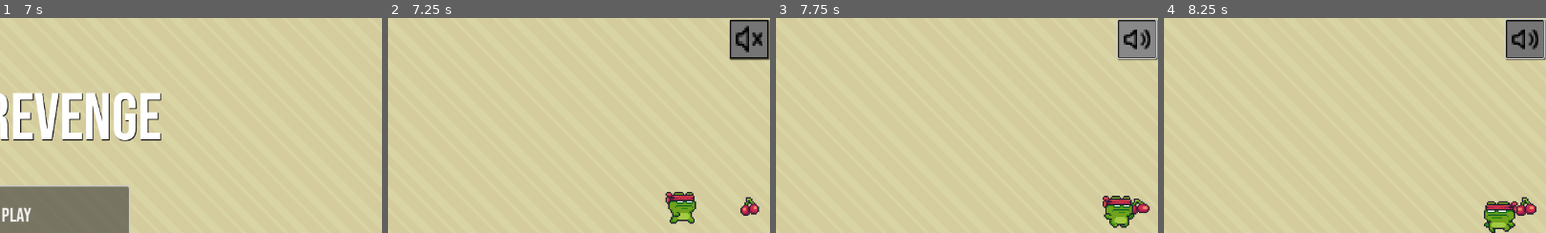
Above: before the commit, frames 1-4 (left to right).
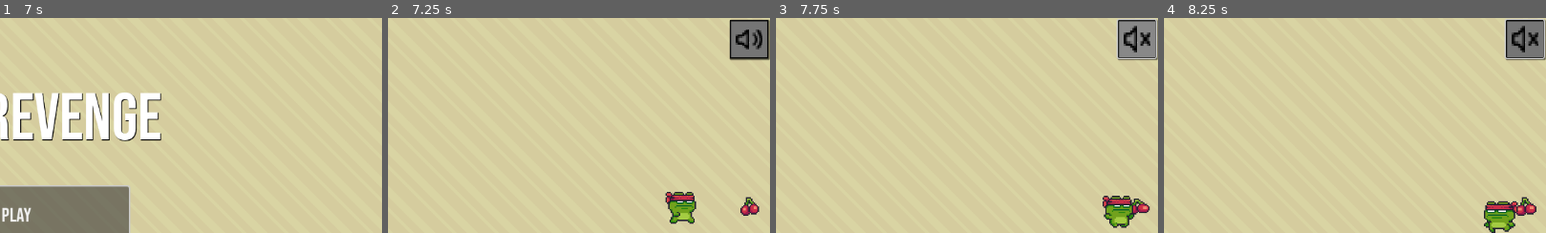
Above: after the commit, the same moments.

Repository: zyguel/Finks-Revenge
Game: Godot game, scene res://scenes/screen/main_menu.tscn
Same seed, same stepped clock (60 frames per second), same inputs: the game is played once before the commit and once after it.
Inputs (mouse positions are % of the whole screen's width and height, from its top left):
- Up to frame 1 (7 s): click "PLAY" at 0.5 s; click "PLAY" at 1.25 s; tap Enter at 2, 3.5, 5 s; move the mouse to (72, 45) at 2.02 s; hold D (move_right) 2.03-3.53 s; tap Space (jump) at 2.27, 2.75, 3.02, 4.25, 4.52, 5.27, 5.75, 6.02 s; move the mouse to (30, 55) at 2.77 s; move the mouse to (60, 28) at 3.52 s; hold A (move_left) 3.53-4.28 s; move the mouse to (45, 70) at 4.27 s; hold D (move_right) 4.28-5.78 s; move the mouse to (80, 65) at 5.02 s; move the mouse to (20, 35) at 5.77 s; hold A (move_left) 5.78-6.53 s; move the mouse to (55, 50) at 6.52 s; hold D (move_right) from 6.53 s (still down)
- Up to frame 2 (7.25 s): keep holding D (move_right)
- Up to frame 3 (7.75 s): release D (move_right) at 7.25 s; click "." at 7.25 s
- Up to frame 4 (8.25 s): move the mouse to (35, 25) at 8.02 s; hold A (move_left) from 8.03 s (still down)
The pictures show only the part of the screen within x 48-98%, y 4-54%; the shares and areas given below are measured in that part.

Frame 1 is identical in both runs. In frame 2, 0.2% of the frame differs, in the area x 91-98%, y 3-16%; in frame 3, 0.3%; in frame 4, 0.2%.
Error in both runs: Cannot call method 'change_scene_to_packed' on a null value. (res://scripts/main_menu.gd:14)

Commit message:
Change text

Diff:
--- a/scenes/game.tscn
+++ b/scenes/game.tscn
@@ -5,7 +5,7 @@
 [ext_resource type="FontFile" uid="uid://csocm37ewd54a" path="res://assets/BebasNeue-Regular.otf" id="3_o1b8x"]
 [ext_resource type="Script" path="res://scripts/ui/healthlabel.gd" id="4_aowgh"]
 [ext_resource type="Script" path="res://scripts/ui/coinlabel.gd" id="5_xfnbw"]
-[ext_resource type="Texture2D" uid="uid://dpoia55cedvcq" path="res://assets/menu/mute.svg" id="6_4i224"]
+[ext_resource type="Texture2D" uid="uid://inot0d7y811" path="res://assets/menu/unmute.svg" id="6_tw3qg"]
 
 [sub_resource type="StyleBoxFlat" id="StyleBoxFlat_ayy3g"]
 bg_color = Color(0.862745, 0.309804, 0.301961, 1)
@@ -132,6 +132,6 @@
 offset_bottom = 20.5
 grow_horizontal = 2
 grow_vertical = 2
-texture = ExtResource("6_4i224")
+texture = ExtResource("6_tw3qg")
 
 [connection signal="pressed" from="Mute/Panel/Button" to="." method="_on_button_pressed"]
--- a/scenes/globaltheme.tscn
+++ b/scenes/globaltheme.tscn
@@ -4,4 +4,5 @@
 
 [node name="theme" type="AudioStreamPlayer"]
 stream = ExtResource("1_d44mg")
+volume_db = -25.0
 autoplay = true
--- a/scripts/game.gd
+++ b/scripts/game.gd
@@ -21,9 +21,9 @@
 func _on_button_pressed():
 	if mute:
 		Globaltheme.stream_paused = false
-		textmute.texture = load("res://assets/menu/mute.svg")
+		textmute.texture = load("res://assets/menu/unmute.svg")
 	else:
 		Globaltheme.stream_paused = true
-		textmute.texture = load("res://assets/menu/unmute.svg")
+		textmute.texture = load("res://assets/menu/mute.svg")
 
 	mute = !mute
